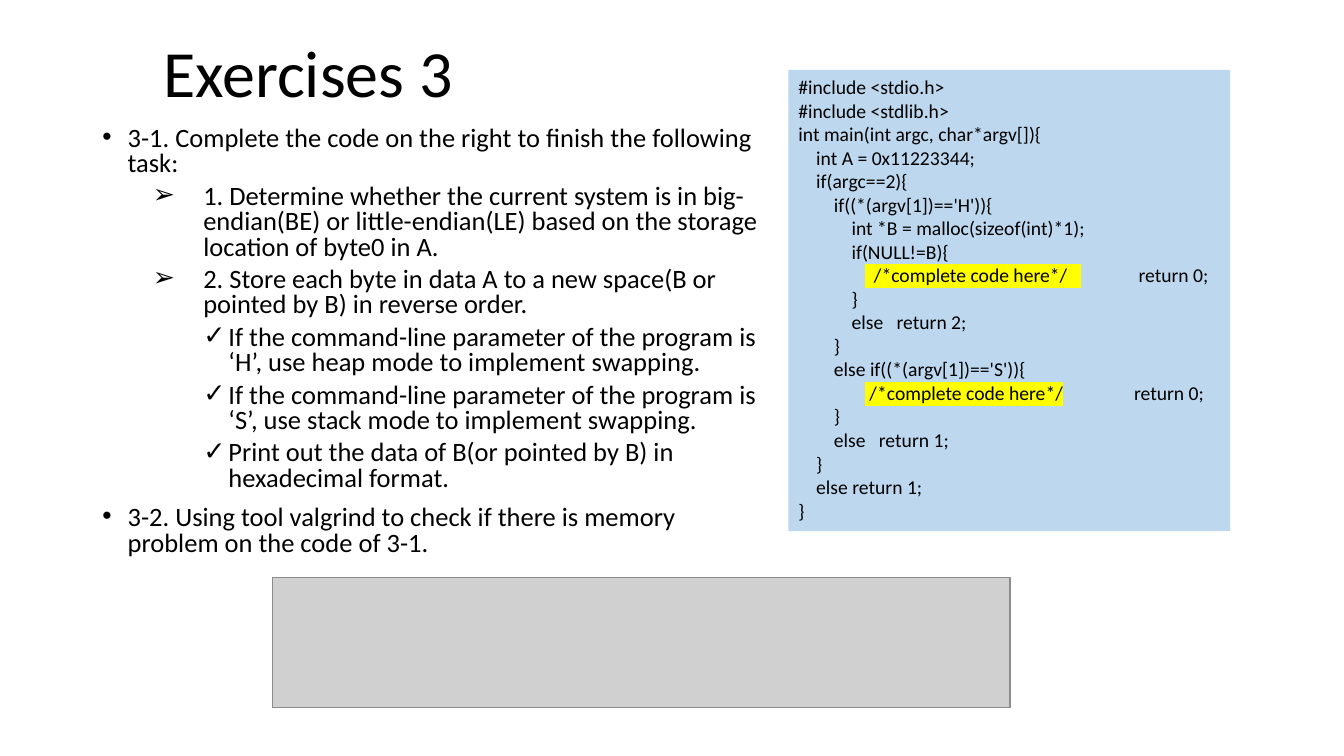
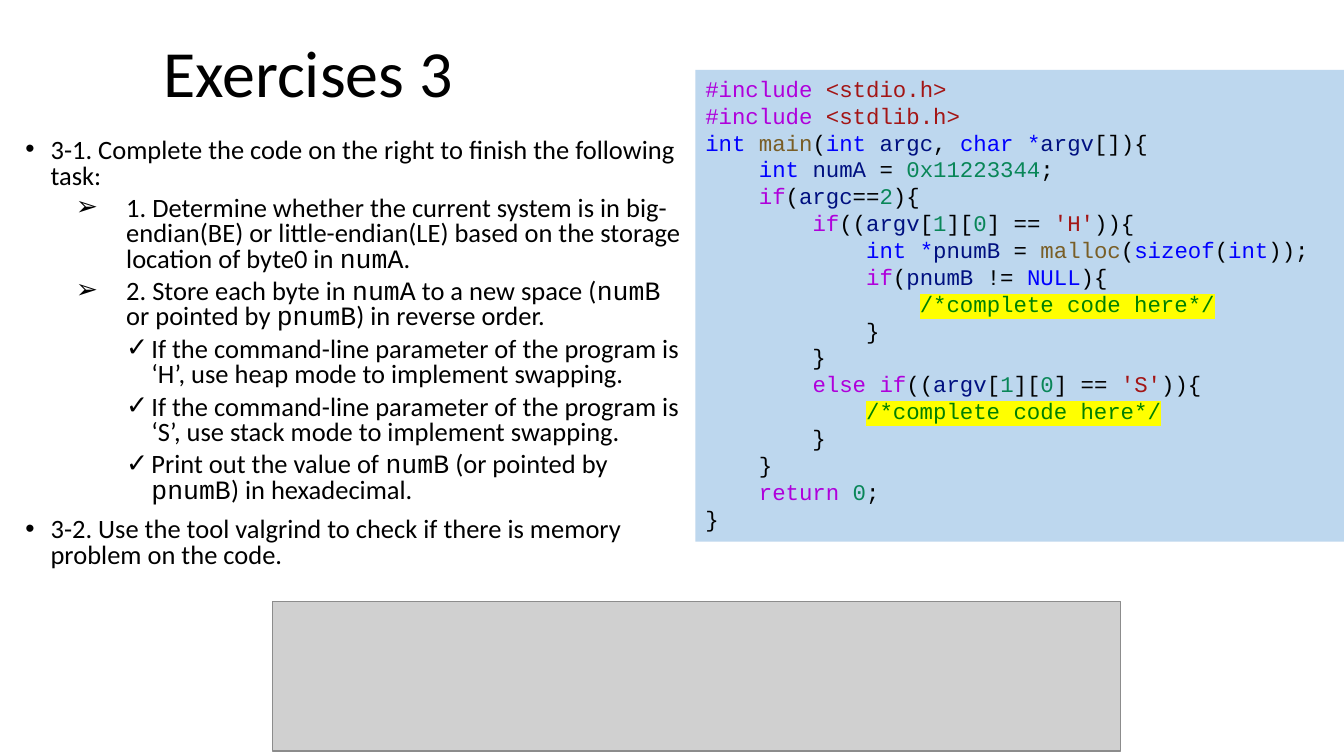
Before and after one commit to ShiqiYu/CPP, a slide deck: slide 18 of week05/Lab05.pptx. Drawn at 1344x756 pixels with LibreOffice and Linux fonts; fonts in the diff are those of the drawing; grey boxes stand for pictures; background and template pictures are left out. Boxes give left, top, right and bottom in pixels: in the first picture for what was removed or moved away, otherwise in the second. Text is boxed around its words. In the diff, an @@ line names an element or a change of style, - is before the commit and + after.

```diff
--- a/week05/Lab05.pptx
+++ b/week05/Lab05.pptx
@@ rectangle "#include <stdio.h>": place and size @@
-rectangle "#include <stdio.h>" at (788, 70, 1230, 531)
+rectangle "#include <stdio.h>" at (696, 70, 1344, 541)
@@ text in rectangle at (705, 81, 960, 209): size 14 to 16 pt, font Calibri to Courier New in "#include <stdio.h>", "#include <stdlib.h>", "if(argc==2){", "}" and 4 more places; text colour #000000 to #AF00DB in "#include", "#include", "if(argc==2){"; text colour #000000 to #A31515 in "<stdio.h>", "<stdlib.h>"; text colour #000000 to #001080, text colour #000000 to #098658 in "if(argc==2){" @@
@@ text "3-1. Complete the code on ...": place and size @@
-text "3-1. Complete the code on ..." at (128, 128, 757, 557)
+text "3-1. Complete the code on ..." at (51, 140, 680, 569)
@@ text in rectangle at (705, 134, 1148, 181): text changed; size 14 to 16 pt; font Calibri to Courier New; text colour #000000 to #0000FF @@
-int main(int argc, char*argv[]){
-int A = 0x11223344;
+int main(int argc, char *argv[]){
+int numA = 0x11223344;
@@ text at (126, 198, 680, 331): text changed @@
-  ➢ 1. Determine whether the current system is in big-endian(BE) or little-endian(LE) based on the storage location of byte0 in A.
-  ➢ 2. Store each byte in data A to a new space(B or pointed by B) in reverse order.
+  ➢ 1. Determine whether the current system is in big-endian(BE) or little-endian(LE) based on the storage location of byte0 in numA.
+  ➢ 2. Store each byte in numA to a new space (numB or pointed by pnumB) in reverse order.
@@ text in rectangle at (813, 215, 1308, 317): text changed; size 14 to 16 pt; font Calibri to Courier New @@
-if((*(argv[1])=='H')){
-int *B = malloc(sizeof(int)*1);
-if(NULL!=B){
-/*complete code here*/ return 0;
+if((argv[1][0] == 'H')){
+int *pnumB = malloc(sizeof(int));
+if(pnumB != NULL){
+/*complete code here*/
@@ text in rectangle at (852, 315, 966, 331): paragraph removed @@
-else return 2;
@@ text in rectangle at (813, 376, 1201, 424): text changed; size 14 to 16 pt; font Calibri to Courier New; text colour #000000 to #008000 @@
-else if((*(argv[1])=='S')){
-/*complete code here*/ return 0;
+else if((argv[1][0] == 'S')){
+/*complete code here*/
@@ text in rectangle at (834, 433, 949, 450): paragraph removed @@
-else return 1;
@@ text at (51, 454, 621, 569): text changed @@
-    ✓ Print out the data of B(or pointed by B) in hexadecimal format.
-• 3-2. Using tool valgrind to check if there is memory problem on the code of 3-1.
+    ✓ Print out the value of numB (or pointed by pnumB) in hexadecimal.
+• 3-2. Use the tool valgrind to check if there is memory problem on the code.
@@ text in rectangle at (759, 485, 880, 504): text changed; size 14 to 16 pt; font Calibri to Courier New; text colour #000000 to #AF00DB @@
-else return 1;
+return 0;
@@ picture: place and size @@
-picture at (273, 578, 1010, 708)
+picture at (272, 601, 1121, 751)
```
Also in this commit, not shown: 2 other slides changed, 1 other file.
